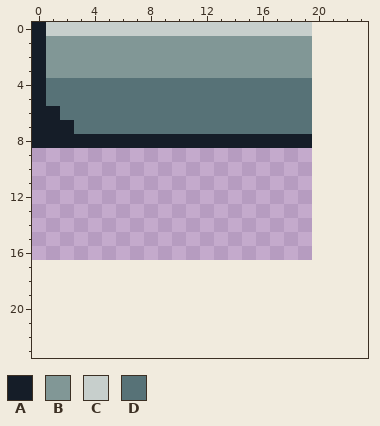
Pixel-art file -- simple_ground_32.aseprite. That is the earlier state.
20x17 pixels, 1 frame. The old version is drawn lined up with the new one, on the new canvas.
Palette (. is transparent): A #151d28  B #819796  C #c7cfcc  D #577277
Pixels before, first column x 0:
0 ACCCCCCCCCCCCCCCCCCC
1 ABBBBBBBBBBBBBBBBBBB
2 ABBBBBBBBBBBBBBBBBBB
3 ABBBBBBBBBBBBBBBBBBB
4 ADDDDDDDDDDDDDDDDDDD
5 ADDDDDDDDDDDDDDDDDDD
6 AADDDDDDDDDDDDDDDDDD
7 AAADDDDDDDDDDDDDDDDD
8 AAAAAAAAAAAAAAAAAAAA
The result:
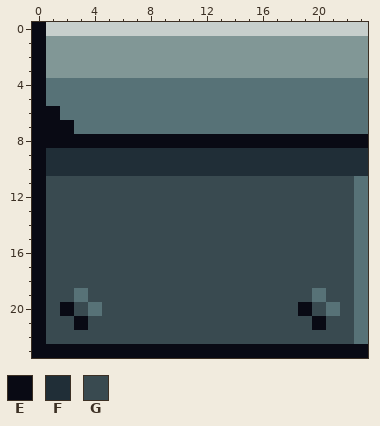
Colours new in this view: E #090a14  F #202e37  G #394a50
The exact change:
canvas 20x17 -> 24x24
The edit adds colour B in rows 1 to 3 at x 20 to 23.
The edit adds colour C in row 0 at x 20 to 23.
The edit adds colour D in rows 4 to 7 at x 20 to 23; in rows 11 to 18 at x 23; in row 19 at x 3, 20 and 23; in row 20 at x 4, 21 and 23; in rows 21 to 22 at x 23.
The edit adds colour E in row 8 at x 20 to 23; in rows 9 to 19 at x 0; in row 20 at x 0, 2 and 19; in row 21 at x 0, 3 and 20; in row 22 at x 0; in row 23 at x 0 to 23.
Colour A gives way to colour E in rows 0 to 5 at x 0; in row 6 at x 0 to 1; in row 7 at x 0 to 2; in row 8 at x 0 to 19.
The edit adds colour F in rows 9 to 10 at x 1 to 23.
The edit adds colour G in rows 11 to 18 at x 1 to 22; in row 19 at x 1 to 2, 4 to 19 and 21 to 22; in row 20 at x 1, 3, 5 to 18, 20 and 22; in row 21 at x 1 to 2, 4 to 19 and 21 to 22; in row 22 at x 1 to 22.
